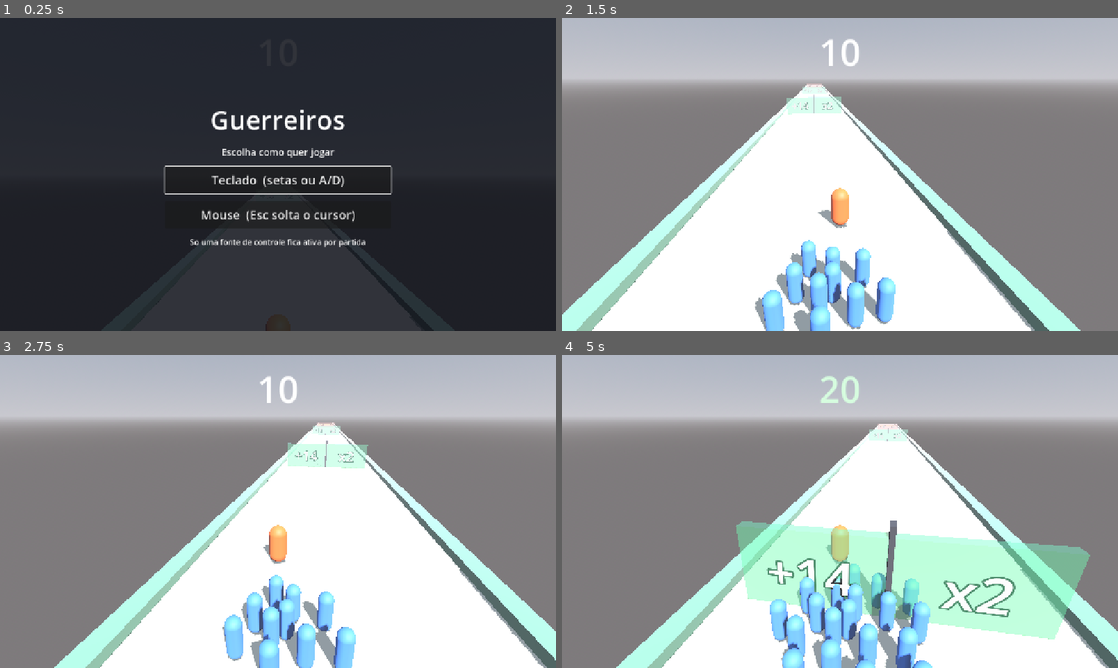
Above: before the commit, frames 1-4 (two rows, left to right).
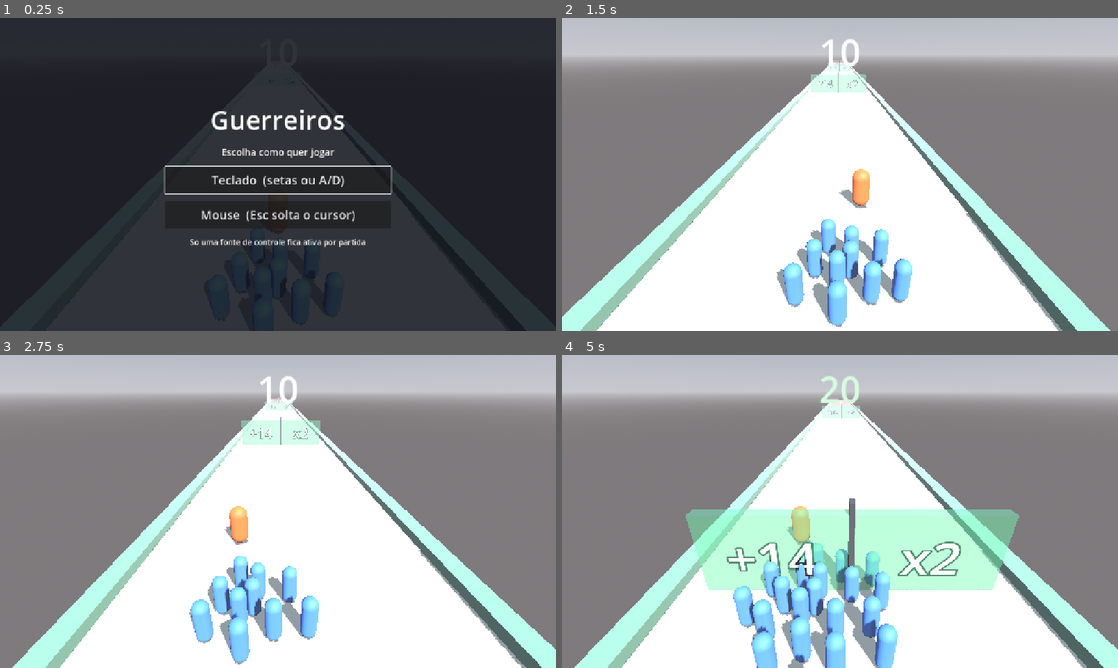
Above: after the commit, the same moments.

Repository: 3runorocha/COMP381-Projeto
Game: Godot game, scene res://scenes/Main.tscn
Same seed, same stepped clock (60 frames per second), same inputs: the game is played once before the commit and once after it.
Inputs (mouse positions are in pixels of both pictures, inside the frame that each line leads up to):
- Up to frame 1 (0.25 s): no input
- Up to frame 2 (1.5 s): click "Teclado (setas ou A/D)" at 0.5 s; tap Enter (ui_accept) at 1.25 s; move the mouse to (962, 158) at 1.27 s; hold Right (mover_direita) from 1.28 s (still down); click (962, 158) at 1.42 s
- Up to frame 3 (2.75 s): tap Enter (ui_accept) at 1.52, 2.27 s; move the mouse to (166, 527) at 2.02 s; release Right (mover_direita) at 2.03 s; hold Left (mover_esquerda) from 2.03 s (still down)
- Up to frame 4 (5 s): move the mouse to (895, 442) at 2.77 s; release Left (mover_esquerda) at 2.78 s; hold Right (mover_direita) 2.78-4.28 s; move the mouse to (812, 574) at 3.52 s; click (812, 574) at 3.67 s; tap Enter (ui_accept) at 3.77, 4.52 s; move the mouse to (1006, 558) at 4.27 s; hold Left (mover_esquerda) from 4.28 s (still down)

The runs differ from the first frame. In frame 1, 0.7% of the frame differs, in the area x 37-78%, y 67-100%; in frame 2, 26%; in frame 3, 34%; in frame 4, 43%, in the area x 0-100%, y 13-100%.

Commit message:
Camera nao gira mais: a pista para de tombar
A camera chamava look_at no jogador a cada frame. Indo para o lado, o
enquadramento girava junto, o ponto de fuga andava e a pista parecia
inclinar.

A inclinacao passa a ser calculada uma vez, a partir do deslocamento e da
altura do olhar, e nunca mais e tocada. A camera so translada. O que se
mexe na tela e apenas o deslocamento lateral, que e o que o jogador precisa
ler para escolher o portao.

Verificado headless: varrendo de x=-4 a x=+4 por 4 segundos, o maior desvio
de rotacao foi 0.000002 graus.

Co-Authored-By: Claude Opus 5 <noreply@anthropic.com>

Diff:
--- a/scripts/camera_follow.gd
+++ b/scripts/camera_follow.gd
@@ -28,6 +28,7 @@
         push_warning("camera_follow: alvo nao encontrado em '%s'." % alvo_path)
         return
     global_position = _posicao_desejada()
+    _fixar_orientacao()
 
 
 func _process(delta: float) -> void:
@@ -38,7 +39,18 @@
     # camera fica mais dura em maquina rapida e mais mole em maquina lenta.
     var peso := 1.0 - exp(-suavidade * delta)
     global_position = global_position.lerp(_posicao_desejada(), peso)
-    look_at(_alvo_posicao() + Vector3.UP * altura_do_olhar)
+
+
+## Inclinacao unica, calculada uma vez, e nunca mais tocada.
+##
+## A camera NAO gira durante a partida. Com look_at seguindo o jogador, ir
+## para o lado girava o enquadramento, o ponto de fuga andava junto e a pista
+## parecia tombar. Fixando a orientacao, a pista fica sempre reta e o que se
+## mexe e so o deslocamento lateral, que e o que o jogador precisa ler.
+func _fixar_orientacao() -> void:
+    var ate_o_olhar := Vector3(0.0, altura_do_olhar, 0.0) - deslocamento
+    var chao := sqrt(ate_o_olhar.x * ate_o_olhar.x + ate_o_olhar.z * ate_o_olhar.z)
+    rotation = Vector3(atan2(ate_o_olhar.y, chao), 0.0, 0.0)
 
 
 func _posicao_desejada() -> Vector3:
